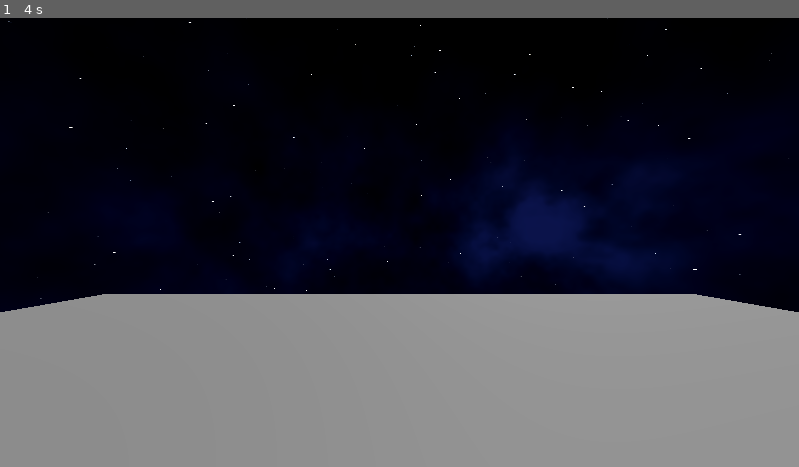
Above: before the commit, frame 1.
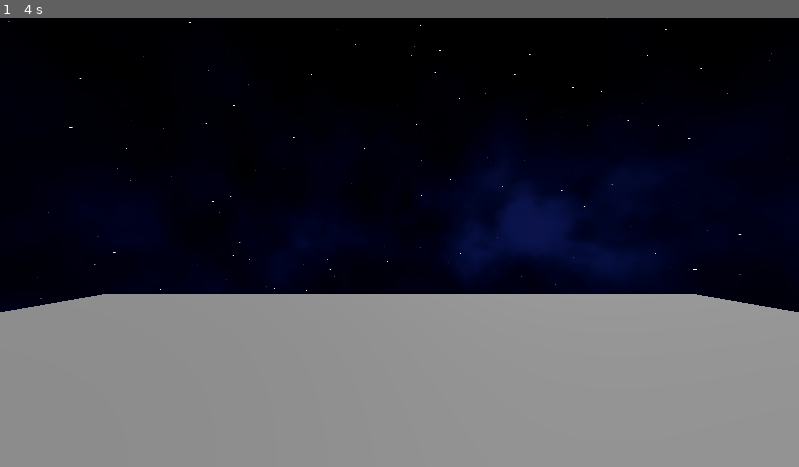
Above: after the commit, the same moment.

Repository: EstebanGonzalez20/Shattered-Echoes
Game: Godot game, scene res://Testing/Space_Skybox/space_sky.tscn
The game is run twice, just before and just after one commit, with the same random seed, the same clock (stepped at 60 frames per second) and the same inputs. This scene is started directly instead of the project's main scene.
Inputs (mouse positions are in pixels of both pictures, inside the frame that each line leads up to):
- Up to frame 1 (4 s): tap Enter (ui_accept) at 0.5, 0.77, 1.25, 1.52, 2, 2.75, 3.02, 3.5, 3.77 s; move the mouse to (575, 220) at 0.52 s; press the mouse at (575, 220) at 0.53 s; hold Right (ui_right) 0.53-1.28 s; move the mouse to (239, 264) at 1.27 s; release the mouse at (239, 264) at 1.28 s; hold Down (ui_down) 1.28-2.03 s; right-click (239, 264) at 1.35 s; move the mouse to (479, 143) at 2.02 s; press the mouse at (479, 143) at 2.03 s; hold Right (ui_right) 2.03-2.78 s; move the mouse to (359, 332) at 2.77 s; release the mouse at (359, 332) at 2.78 s; hold Up (ui_up) 2.78-3.53 s; right-click (359, 332) at 2.85 s; move the mouse to (639, 309) at 3.52 s; press the mouse at (639, 309) at 3.53 s; hold Left (ui_left) from 3.53 s (still down)

The runs differ from the first frame. In frame 1, less than 0.1% of the frame differs, in the area x 62-73%, y 41-49%.
Error in both runs: Invalid access to property or key 'num_operates_damage' on a base object of type 'Nil'. (res://Engine/Components/Resource/Gameplay/weapon.gd:14)

Commit message:
feature: Crea menu principal

Diff:
--- a/Assets/Shaders/Sky/Space/space_sky.tres
+++ b/Assets/Shaders/Sky/Space/space_sky.tres
@@ -14,4 +14,4 @@
 shader_parameter/nebula_color_a = Color(0.05, 0.1, 0.35, 1)
 shader_parameter/nebula_color_b = Color(0.02, 0.04, 0.18, 1)
 shader_parameter/nebula_color_c = Color(0.1, 0.06, 0.25, 1)
-shader_parameter/nebula_z_rotation_speed = 0.0050000477375000685
+shader_parameter/nebula_z_rotation_speed = 0.010000047974999982
--- a/Engine/Systems/pickup_system.gd
+++ b/Engine/Systems/pickup_system.gd
@@ -1,5 +1,5 @@
 # pickup_system.gd
-class_name PickupSystem
+class_name PickupSystem extends Node
 
 # Si tu arquitectura tiene un EventBus para entidades nuevas, úsalo aquí
 func on_entity_added(entity: Node) -> void:
--- /dev/null
+++ b/Game/Scripts/menus/menu.gd
@@ -0,0 +1,15 @@
+extends VBoxContainer
+
+# Called when the node enters the scene tree for the first time.
+func _ready() -> void:
+	pass # Replace with function body.
+
+# Called every frame. 'delta' is the elapsed time since the previous frame.
+func _process(delta: float) -> void:
+	pass
+
+func _on_play_button_pressed() -> void:
+	pass # Replace with function body.
+
+func _on_quit_button_pressed() -> void:
+	get_tree().quit()
--- /dev/null
+++ b/Game/scenes/ui/menus/main_menu.tscn
@@ -0,0 +1,57 @@
+[gd_scene format=3 uid="uid://c5lr4njcqm75h"]
+
+[ext_resource type="Script" uid="uid://dkif3ysjks4am" path="res://Game/Scripts/menus/menu.gd" id="1_fyy00"]
+[ext_resource type="Sky" uid="uid://bt8fyfyndxtye" path="res://Assets/Shaders/Sky/Space/sky.tres" id="2_55qfy"]
+[ext_resource type="Script" uid="uid://yaav0mglp0i5" path="res://Assets/Shaders/Sky/Space/sky_controller.gd" id="3_h0npb"]
+[ext_resource type="AudioStream" uid="uid://brbf43b3v7hkr" path="res://Assets/SFX/OST/menu.mp3" id="4_h0npb"]
+
+[sub_resource type="Environment" id="Environment_yra00"]
+background_mode = 2
+sky = ExtResource("2_55qfy")
+sky_custom_fov = 90.0
+ambient_light_sky_contribution = 0.0
+
+[node name="MainMenu" type="Node3D" unique_id=1212301076]
+
+[node name="Camera3D" type="Camera3D" parent="." unique_id=17715007]
+transform = Transform3D(1, 0, 0, 0, 1, 0, 0, 0, 1, 1.3982962, 1.2164338, 3.8779001)
+
+[node name="VBoxContainer" type="VBoxContainer" parent="." unique_id=2057588859]
+anchors_preset = 8
+anchor_left = 0.5
+anchor_top = 0.5
+anchor_right = 0.5
+anchor_bottom = 0.5
+offset_left = -150.0
+offset_top = -108.75
+offset_right = 150.0
+offset_bottom = 108.75
+grow_horizontal = 2
+grow_vertical = 2
+script = ExtResource("1_fyy00")
+
+[node name="PlayButton" type="Button" parent="VBoxContainer" unique_id=2071555519]
+layout_mode = 2
+theme_override_font_sizes/font_size = 28
+text = "Juego nuevo"
+
+[node name="ConfigButton" type="Button" parent="VBoxContainer" unique_id=1378167101]
+layout_mode = 2
+theme_override_font_sizes/font_size = 28
+text = "Configuración"
+
+[node name="QuitButton" type="Button" parent="VBoxContainer" unique_id=510790291]
+layout_mode = 2
+theme_override_font_sizes/font_size = 28
+text = "Salir"
+
+[node name="WorldEnvironment" type="WorldEnvironment" parent="." unique_id=119356394]
+environment = SubResource("Environment_yra00")
+script = ExtResource("3_h0npb")
+
+[node name="AudioStreamPlayer" type="AudioStreamPlayer" parent="." unique_id=257266446]
+stream = ExtResource("4_h0npb")
+autoplay = true
+
+[connection signal="pressed" from="VBoxContainer/PlayButton" to="VBoxContainer" method="_on_play_button_pressed"]
+[connection signal="pressed" from="VBoxContainer/QuitButton" to="VBoxContainer" method="_on_quit_button_pressed"]
Not shown, added: Assets/SFX/OST/menu.mp3.import
Not shown, added: Game/Scripts/menus/menu.gd.uid
Not shown, added: Assets/SFX/OST/menu.mp3
